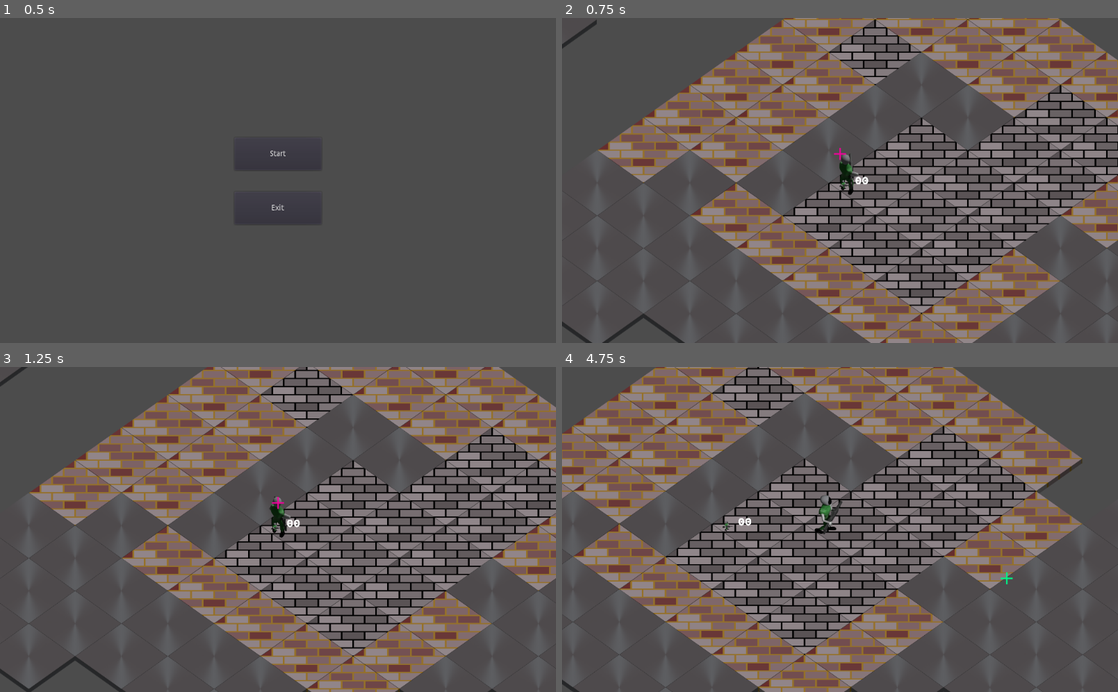
Above: before the commit, frames 1-4 (two rows, left to right).
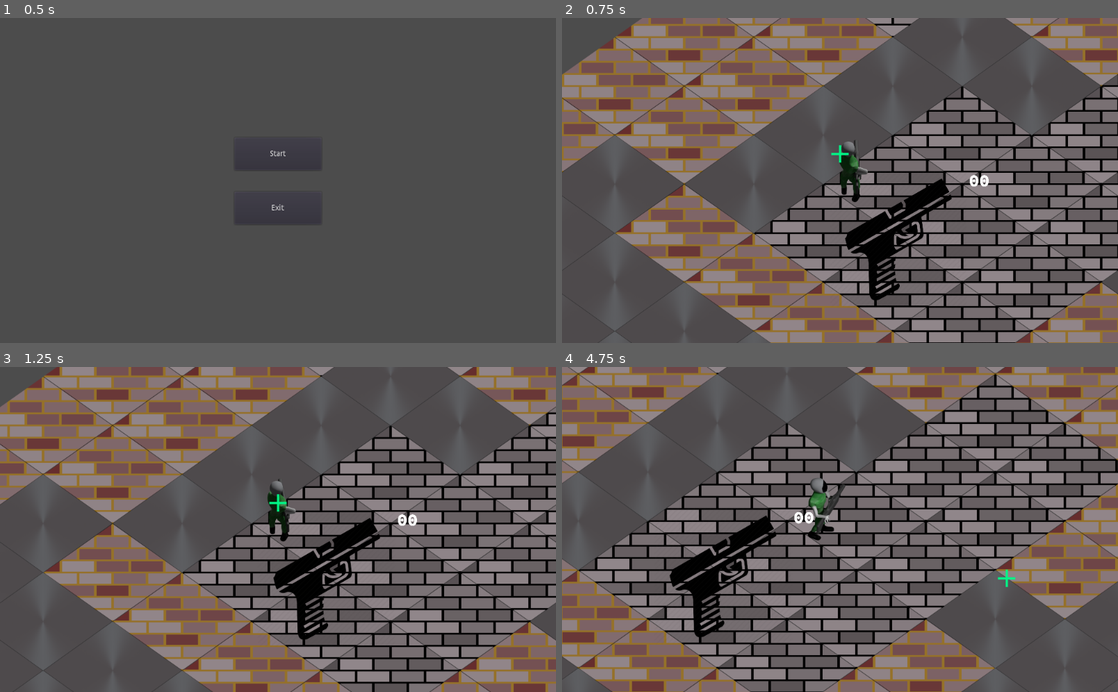
Above: after the commit, the same moments.

Repository: z80/iland
Game: Godot game, scene res://menus/2d_menu.tscn
Same seed, same stepped clock (60 frames per second), same inputs: the game is played once before the commit and once after it.
Inputs (mouse positions are in pixels of both pictures, inside the frame that each line leads up to):
- Up to frame 1 (0.5 s): no input
- Up to frame 2 (0.75 s): click "Start" at 0.5 s
- Up to frame 3 (1.25 s): no input
- Up to frame 4 (4.75 s): move the mouse to (962, 513) at 1.27 s; hold Right (ui_right) 1.28-2.03 s; tap Space (ui_fire, bound only after the commit) every 0.75 s from 1.35 to 4.35 s; move the mouse to (728, 545) at 2.02 s; hold Down (ui_down) 2.03-2.78 s; move the mouse to (895, 458) at 2.77 s; hold Right (ui_right) 2.78-3.53 s; move the mouse to (812, 594) at 3.52 s; hold Up (ui_up) 3.53-4.28 s; move the mouse to (1006, 578) at 4.27 s; hold Left (ui_left) from 4.28 s (still down)

Frame 1 is identical in both runs. In frame 2, 65% of the frame differs, in the area x 0-100%, y 0-100%; in frame 3, 67%; in frame 4, 69%.
Error before the commit: Invalid call. Nonexistent function 'instance' in base 'GDScript'. (res://player/Player.gd:126)

Commit message:
a

Diff:
--- a/project/gun/Gun.gd
+++ b/project/gun/Gun.gd
@@ -3,15 +3,22 @@
 
 extends Node
 
-signal gub_animation_start( speed_scale )
+signal gun_animation_start( speed_scale )
 
-# Category in which it resides.
-enum Category {CAT_1=0, CAT_2=1, CAT_3=2};
 
+# Reference to the player
 var player
+var hud
+
+# When cycling through inventory to know whichone to activate.
+var category: int = 0
+var index: int = 0
+
 var available: bool  = false setget set_available, get_available
 var active: bool = false setget set_active, get_active
+
 var icon: Texture  = null
+var sound: Resource = null
 var shoot_interval = 0.3
 var shoot_elapsed  = 0.3
 #var shoot_sound: Sound = null
@@ -20,17 +27,27 @@
 
 func _init():
 	player = null
-	connect( "gun_shoot_start", self, self._on_gun_shoot_start )
-	connect( "gun_shoot_end",   self, self._on_gun_shoot_end )
-	pass
+	hud = null
+	print( "End of Gun.gd::_init()" )
 
 
 func _physics_process( delta ):
 	if ( shoot_elapsed < shoot_interval ):
+		shoot_elapsed += delta
+	if not shooting:
+		return
+	if ( shoot_elapsed >= shoot_interval ):
 		# Create bullet here. And send command to play shoot animation.
 		var speed_scale = 1.0 / shoot_interval
-		emit_signal( "gun_animation_start", speed_scale )
-		pass
+		player.gun_animation_start( speed_scale )
+		shoot_elapsed -= shoot_interval
+
+		# Stop shooting if it is not a machine gun.
+		if not automatic:
+			shooting = false
+
+		# Create bullet
+		# ...
 
 func set_available( en: bool ):
 	available = en
@@ -41,6 +58,9 @@
 
 func set_active( en: bool ):
 	active = en
+	if en and player:
+		hud.set_gun_icon( icon )
+		player.set_gun_sound( sound )
 
 func get_active() -> bool:
 	var en = active
@@ -50,12 +70,13 @@
 #func _on_gun_activate():
 #	pass
 
-func _on_gun_shoot_start():
-	if ( active ):
-		shooting = true
+func gun_shoot_start():
+	shooting = true
 
-func _on_gun_shoot_end():
+func gun_shoot_stop():
+	# Stops shooting in the case of automatic machine gun fire.
 	shooting = false
+	player.gun_animation_stop()
 
 #func _on_gun_switch():
 #	pass
--- a/project/gun/Pistol.gd
+++ b/project/gun/Pistol.gd
@@ -0,0 +1,19 @@
+
+extends Gun
+
+class_name Pistol
+
+#var Gun = load("res://Gun/Gun.gd")
+
+
+
+func _init():
+	# It calls this _init() automatically.
+	#._init()
+	icon = load("res://Gun/Pistol.png")
+	shoot_interval = 0.1
+	shoot_elapsed  = 0.1
+	automatic      = true
+	index    = 0
+	category = 0
+	print( "end of Pistol.gd::_init()" )
--- a/project/hud/Hud.gd
+++ b/project/hud/Hud.gd
@@ -18,9 +18,9 @@
 #func _process(delta):
 #	pass
 
-func _on_hud_gun_icon( resource ):
+func set_gun_icon( resource ):
 	$HBoxContainer/GunIcon.texture = resource
 
-func _on_hud_ammo_qty( qty ):
+func set_ammo_qty( qty ):
 	var stri = "{:02d}".format( qty )
 	$HBoxContainer/Ammo.text = stri
--- a/project/player/Player.gd
+++ b/project/player/Player.gd
@@ -9,12 +9,12 @@
 
 export(int)  var anim = ANIM_IDLE
 export(int)  var anim_fire_prev = ANIM_IDLE
-export(bool) var anim_fire_continuous = false
+#export(bool) var anim_fire_continuous = false
 export(int)  var dir  = DIR_000
 
 # Signals player emits.
 # Gun objects receive and process these.
-signal gun_activate
+signal gun_activate( sound )
 signal gun_shoot_start
 signal gun_shoot_end
 signal gun_switch
@@ -31,6 +31,9 @@
 
 # Create all the guns
 var guns = []
+var gun = null
+var gun_category = 0
+var gun_index = 0
 
 # Called when the node enters the scene tree for the first time.
 func _ready():
@@ -52,23 +55,35 @@
 
 	_create_guns()
 
-	connect( "gun_animation_start", self, self._on_gun_animation_start )
 
 # Called every frame. 'delta' is the elapsed time since the previous frame.
 #func _process(delta):
 #	pass
 
 func _physics_process(delta):
+	# Process moving
+	var v: Vector2 = _process_moving()
+	v.y *= 0.707107
+	v *= move_speed
+	var actual_v = move_and_slide( v )
+
+	# Process firing
+	_process_firing()
+
+
+func _process_moving():
 	var v = Vector2()
 	v.x -= 1 if Input.is_action_pressed( "ui_left" ) else 0
 	v.x += 1 if Input.is_action_pressed( "ui_right" ) else 0
 	v.y -= 1 if Input.is_action_pressed( "ui_up" ) else 0
 	v.y += 1 if Input.is_action_pressed( "ui_down" ) else 0
 	var new_anim = null
-	if ( v.x != 0 ) or ( v.y != 0 ):
-		new_anim = ANIM_WALK
-	else:
-		new_anim = ANIM_IDLE
+
+	if ( anim != ANIM_FIRE ):
+		if ( v.x != 0 ) or ( v.y != 0 ):
+			new_anim = ANIM_WALK
+		else:
+			new_anim = ANIM_IDLE
 	var update_animation = false
 	var new_dir = _compute_dir()
 	if ( dir != new_dir ):
@@ -76,38 +91,51 @@
 		dir = new_dir
 	if ( update_animation or (anim != new_anim) ):
 		anim = new_anim
-		var dir_stri = null
-		if ( dir == DIR_000 ):
-			dir_stri = '_000'
-		elif ( dir == DIR_045 ):
-			dir_stri = '_045'
-		elif ( dir == DIR_090 ):
-			dir_stri = '_090'
-		elif ( dir == DIR_135 ):
-			dir_stri = '_135'
-		elif ( dir == DIR_180 ):
-			dir_stri = '_180'
-		elif ( dir == DIR_225 ):
-			dir_stri = '_225'
-		elif ( dir == DIR_270 ):
-			dir_stri = '_270'
-		elif ( dir == DIR_315 ):
-			dir_stri = '_315'
-		else:
-			new_dir = _compute_dir()
-		if ( anim == ANIM_WALK ):
-			$AnimatedSprite.animation = 'Walk' + dir_stri
-		elif ( anim == ANIM_IDLE ):
-			$AnimatedSprite.animation = 'Idle' + dir_stri
-	#$AnimatedSprite.play()
-	v.y *= 0.707107
-	v *= move_speed
-	var actual_v = move_and_slide( v )
-	#for i in get_slide_count():
-	#	var collision = get_slide_collision(i)
-	#	print("Collided with: ", collision.collider.name)
-	#var p = position
-	#print( "v: ", v, ", p: ", p )
+		var stri: String = _animation_name( anim, dir )
+		$AnimatedSprite.animation = stri
+	return v
+
+func _animation_name( animation, dir ):
+	var dir_stri: String
+	if ( dir == DIR_000 ):
+		dir_stri = '_000'
+	elif ( dir == DIR_045 ):
+		dir_stri = '_045'
+	elif ( dir == DIR_090 ):
+		dir_stri = '_090'
+	elif ( dir == DIR_135 ):
+		dir_stri = '_135'
+	elif ( dir == DIR_180 ):
+		dir_stri = '_180'
+	elif ( dir == DIR_225 ):
+		dir_stri = '_225'
+	elif ( dir == DIR_270 ):
+		dir_stri = '_270'
+	elif ( dir == DIR_315 ):
+		dir_stri = '_315'
+	else:
+		dir_stri = '_000'
+
+	var anim_stri: String
+	if ( animation == ANIM_WALK ):
+		anim_stri = 'Walk'
+	elif ( animation == ANIM_FIRE ):
+		anim_stri = 'Fire'
+	else:
+		anim_stri = 'Idle'
+	var stri: String = anim_stri + dir_stri
+	return stri
+
+func _process_firing():
+	var just_pressed = Input.is_action_just_pressed( "ui_fire" )
+	if just_pressed:
+		if gun:
+			gun.gun_shoot_start()
+		print( "Player emit_signal( \'gun_shoot_start\' )" )
+	else:
+		var just_released = Input.is_action_just_released( "ui_fire" )
+		if just_released and gun:
+			gun.gun_shoot_stop()
 
 
 func _compute_dir():
@@ -122,28 +150,37 @@
 	return d
 
 func _create_guns():
-	var Gun = preload( "res://gun/Gun.gd" )
-	var gun = Gun.instance()
-	guns.append( gun )
-	gun.player = self
-	gun.active = true
+	var Pistol = load( "res://gun/Pistol.gd" )
+	var g = Pistol.new()
+	guns.append( [ g ] )
+	g.player = self
+	g.hud    = hud
+	g.active = true
+	self.add_child( g )
+	gun = g
 
 
-func _on_gun_animation_start( speed := 1.0 ):
+func gun_animation_start( speed := 1.0 ):
 	anim_fire_prev = anim
 	anim = ANIM_FIRE
-	anim_fire_continuous = false
+	var stri: String = _animation_name( anim, dir )
+	#anim_fire_continuous = false
 	$AnimatedSprite.speed_scale = speed
+	$AnimatedSprite.animation = stri
+	$AudioStreamPlayer.play()
 
+	print( "gun animation: ", stri )
+
+func set_gun_sound( sound ):
+	$AudioStreamPlayer.stream = sound
 #func _on_gun_animation_stop():
 #	anim = ANIM_FIRE
 #	anim_fire_continuous = false
 #	# Later on it will stop when animation finishes.
 
-func _on_AnimatedSprite_animation_finished():
-	if ( anim != ANIM_FIRE ):
-		return
-	if ( !anim_fire_continuous ):
-		return
+func gun_animation_stop():
 	anim = anim_fire_prev
+	var stri: String = _animation_name( anim, dir )
 	$AnimatedSprite.speed_scale = 1.0
+	$AnimatedSprite.animation = stri
+	print( "restored scale" )
--- a/project/player/Player.tscn
+++ b/project/player/Player.tscn
@@ -172,14 +172,84 @@
 
 [sub_resource type="SpriteFrames" id=1]
 animations = [ {
+"frames": [ ExtResource( 86 ), ExtResource( 88 ), ExtResource( 78 ), ExtResource( 85 ), ExtResource( 90 ) ],
+"loop": true,
+"name": "Walk_270",
+"speed": 5.0
+}, {
+"frames": [ ExtResource( 31 ), ExtResource( 33 ), ExtResource( 36 ), ExtResource( 34 ), ExtResource( 37 ) ],
+"loop": true,
+"name": "Idle_045",
+"speed": 5.0
+}, {
+"frames": [ ExtResource( 10 ), ExtResource( 10 ), ExtResource( 14 ) ],
+"loop": true,
+"name": "Fire_000",
+"speed": 10.0
+}, {
+"frames": [ ExtResource( 27 ), ExtResource( 22 ) ],
+"loop": true,
+"name": "Fire_135",
+"speed": 5.0
+}, {
+"frames": [ ExtResource( 119 ), ExtResource( 139 ), ExtResource( 121 ), ExtResource( 115 ), ExtResource( 129 ), ExtResource( 138 ), ExtResource( 128 ), ExtResource( 130 ), ExtResource( 111 ) ],
+"loop": true,
+"name": "Death_090",
+"speed": 5.0
+}, {
+"frames": [ ExtResource( 165 ), ExtResource( 156 ), ExtResource( 166 ), ExtResource( 161 ), ExtResource( 157 ), ExtResource( 164 ), ExtResource( 159 ), ExtResource( 167 ), ExtResource( 168 ) ],
+"loop": true,
+"name": "Death_315",
+"speed": 5.0
+}, {
+"frames": [ ExtResource( 8 ), ExtResource( 97 ), ExtResource( 59 ), ExtResource( 50 ), ExtResource( 64 ) ],
+"loop": true,
+"name": "Idle_180",
+"speed": 5.0
+}, {
 "frames": [ ExtResource( 2 ), ExtResource( 3 ), ExtResource( 4 ), ExtResource( 5 ), ExtResource( 13 ) ],
 "loop": true,
 "name": "Walk_000",
 "speed": 7.0
 }, {
-"frames": [ ExtResource( 27 ), ExtResource( 22 ) ],
-"loop": true,
-"name": "Fire_135",
+"frames": [ ExtResource( 65 ), ExtResource( 54 ), ExtResource( 58 ), ExtResource( 42 ), ExtResource( 43 ) ],
+"loop": true,
+"name": "Walk_090",
+"speed": 5.0
+}, {
+"frames": [ ExtResource( 74 ), ExtResource( 81 ), ExtResource( 84 ), ExtResource( 70 ), ExtResource( 82 ) ],
+"loop": true,
+"name": "Walk_180",
+"speed": 5.0
+}, {
+"frames": [ ExtResource( 19 ), ExtResource( 30 ) ],
+"loop": true,
+"name": "Fire_180",
+"speed": 5.0
+}, {
+"frames": [ ExtResource( 23 ), ExtResource( 24 ) ],
+"loop": true,
+"name": "Fire_225",
+"speed": 5.0
+}, {
+"frames": [ ExtResource( 49 ), ExtResource( 57 ), ExtResource( 60 ), ExtResource( 63 ), ExtResource( 69 ) ],
+"loop": true,
+"name": "Walk_045",
+"speed": 5.0
+}, {
+"frames": [ ExtResource( 153 ), ExtResource( 148 ), ExtResource( 149 ), ExtResource( 145 ), ExtResource( 151 ), ExtResource( 143 ), ExtResource( 150 ), ExtResource( 146 ), ExtResource( 144 ) ],
+"loop": true,
+"name": "Death_225",
+"speed": 5.0
+}, {
+"frames": [ ExtResource( 147 ), ExtResource( 152 ), ExtResource( 154 ), ExtResource( 155 ), ExtResource( 162 ), ExtResource( 169 ), ExtResource( 158 ), ExtResource( 163 ), ExtResource( 160 ) ],
+"loop": true,
+"name": "Death_270",
+"speed": 5.0
+}, {
+"frames": [ ExtResource( 142 ), ExtResource( 127 ), ExtResource( 118 ), ExtResource( 132 ), ExtResource( 135 ), ExtResource( 133 ), ExtResource( 136 ), ExtResource( 113 ), ExtResource( 114 ) ],
+"loop": true,
+"name": "Death_180",
 "speed": 5.0
 }, {
 "frames": [ ExtResource( 25 ), ExtResource( 26 ) ],
@@ -187,155 +257,85 @@
 "name": "Fire_315",
 "speed": 5.0
 }, {
-"frames": [ ExtResource( 147 ), ExtResource( 152 ), ExtResource( 154 ), ExtResource( 155 ), ExtResource( 162 ), ExtResource( 169 ), ExtResource( 158 ), ExtResource( 163 ), ExtResource( 160 ) ],
-"loop": true,
-"name": "Death_270",
-"speed": 5.0
-}, {
-"frames": [ ExtResource( 19 ), ExtResource( 30 ) ],
-"loop": true,
-"name": "Fire_180",
-"speed": 5.0
-}, {
 "frames": [ ExtResource( 83 ), ExtResource( 89 ), ExtResource( 79 ), ExtResource( 87 ), ExtResource( 73 ) ],
 "loop": true,
 "name": "Walk_225",
 "speed": 5.0
 }, {
+"frames": [ ExtResource( 47 ), ExtResource( 66 ), ExtResource( 68 ), ExtResource( 62 ), ExtResource( 41 ) ],
+"loop": true,
+"name": "Idle_315",
+"speed": 5.0
+}, {
+"frames": [ ExtResource( 6 ), ExtResource( 9 ), ExtResource( 11 ), ExtResource( 7 ), ExtResource( 12 ) ],
+"loop": true,
+"name": "Idle_000",
+"speed": 5.0
+}, {
+"frames": [ ExtResource( 102 ), ExtResource( 103 ), ExtResource( 104 ), ExtResource( 100 ), ExtResource( 98 ), ExtResource( 105 ), ExtResource( 109 ), ExtResource( 106 ), ExtResource( 99 ) ],
+"loop": true,
+"name": "Death_000",
+"speed": 5.0
+}, {
+"frames": [ ExtResource( 51 ), ExtResource( 38 ), ExtResource( 52 ), ExtResource( 56 ), ExtResource( 67 ) ],
+"loop": true,
+"name": "Idle_225",
+"speed": 5.0
+}, {
+"frames": [ ExtResource( 18 ), ExtResource( 28 ) ],
+"loop": true,
+"name": "Fire_090",
+"speed": 5.0
+}, {
+"frames": [ ExtResource( 44 ), ExtResource( 45 ), ExtResource( 46 ), ExtResource( 61 ), ExtResource( 80 ) ],
+"loop": true,
+"name": "Walk_135",
+"speed": 5.0
+}, {
+"frames": [ ExtResource( 75 ), ExtResource( 76 ), ExtResource( 72 ), ExtResource( 71 ), ExtResource( 77 ) ],
+"loop": true,
+"name": "Walk_315",
+"speed": 5.0
+}, {
+"frames": [ ExtResource( 55 ), ExtResource( 53 ), ExtResource( 39 ), ExtResource( 40 ), ExtResource( 48 ) ],
+"loop": true,
+"name": "Idle_270",
+"speed": 5.0
+}, {
+"frames": [ ExtResource( 20 ), ExtResource( 29 ) ],
+"loop": true,
+"name": "Fire_270",
+"speed": 5.0
+}, {
+"frames": [ ExtResource( 94 ), ExtResource( 92 ), ExtResource( 91 ), ExtResource( 93 ), ExtResource( 15 ) ],
+"loop": true,
+"name": "Idle_135",
+"speed": 5.0
+}, {
+"frames": [ ExtResource( 35 ), ExtResource( 32 ), ExtResource( 16 ), ExtResource( 95 ), ExtResource( 96 ) ],
+"loop": true,
+"name": "Idle_090",
+"speed": 5.0
+}, {
+"frames": [ ExtResource( 107 ), ExtResource( 101 ), ExtResource( 108 ), ExtResource( 110 ), ExtResource( 124 ), ExtResource( 125 ), ExtResource( 117 ), ExtResource( 120 ), ExtResource( 140 ) ],
+"loop": true,
+"name": "Death_045",
+"speed": 5.0
+}, {
+"frames": [ ExtResource( 17 ), ExtResource( 21 ) ],
+"loop": true,
+"name": "Fire_045",
+"speed": 5.0
+}, {
 "frames": [ ExtResource( 134 ), ExtResource( 112 ), ExtResource( 131 ), ExtResource( 116 ), ExtResource( 141 ), ExtResource( 126 ), ExtResource( 122 ), ExtResource( 123 ), ExtResource( 137 ) ],
 "loop": true,
 "name": "Death_135",
 "speed": 5.0
-}, {
-"frames": [ ExtResource( 10 ), ExtResource( 14 ) ],
-"loop": true,
-"name": "Fire_000",
-"speed": 10.0
-}, {
-"frames": [ ExtResource( 8 ), ExtResource( 97 ), ExtResource( 59 ), ExtResource( 50 ), ExtResource( 64 ) ],
-"loop": true,
-"name": "Idle_180",
-"speed": 5.0
-}, {
-"frames": [ ExtResource( 94 ), ExtResource( 92 ), ExtResource( 91 ), ExtResource( 93 ), ExtResource( 15 ) ],
-"loop": true,
-"name": "Idle_135",
-"speed": 5.0
-}, {
-"frames": [ ExtResource( 17 ), ExtResource( 21 ) ],
-"loop": true,
-"name": "Fire_045",
-"speed": 5.0
-}, {
-"frames": [ ExtResource( 47 ), ExtResource( 66 ), ExtResource( 68 ), ExtResource( 62 ), ExtResource( 41 ) ],
-"loop": true,
-"name": "Idle_315",
-"speed": 5.0
-}, {
-"frames": [ ExtResource( 35 ), ExtResource( 32 ), ExtResource( 16 ), ExtResource( 95 ), ExtResource( 96 ) ],
-"loop": true,
-"name": "Idle_090",
-"speed": 5.0
-}, {
-"frames": [ ExtResource( 165 ), ExtResource( 156 ), ExtResource( 166 ), ExtResource( 161 ), ExtResource( 157 ), ExtResource( 164 ), ExtResource( 159 ), ExtResource( 167 ), ExtResource( 168 ) ],
-"loop": true,
-"name": "Death_315",
-"speed": 5.0
-}, {
-"frames": [ ExtResource( 18 ), ExtResource( 28 ) ],
-"loop": true,
-"name": "Fire_090",
-"speed": 5.0
-}, {
-"frames": [ ExtResource( 107 ), ExtResource( 101 ), ExtResource( 108 ), ExtResource( 110 ), ExtResource( 124 ), ExtResource( 125 ), ExtResource( 117 ), ExtResource( 120 ), ExtResource( 140 ) ],
-"loop": true,
-"name": "Death_045",
-"speed": 5.0
-}, {
-"frames": [ ExtResource( 20 ), ExtResource( 29 ) ],
-"loop": true,
-"name": "Fire_270",
-"speed": 5.0
-}, {
-"frames": [ ExtResource( 65 ), ExtResource( 54 ), ExtResource( 58 ), ExtResource( 42 ), ExtResource( 43 ) ],
-"loop": true,
-"name": "Walk_090",
-"speed": 5.0
-}, {
-"frames": [ ExtResource( 55 ), ExtResource( 53 ), ExtResource( 39 ), ExtResource( 40 ), ExtResource( 48 ) ],
-"loop": true,
-"name": "Idle_270",
-"speed": 5.0
-}, {
-"frames": [ ExtResource( 153 ), ExtResource( 148 ), ExtResource( 149 ), ExtResource( 145 ), ExtResource( 151 ), ExtResource( 143 ), ExtResource( 150 ), ExtResource( 146 ), ExtResource( 144 ) ],
-"loop": true,
-"name": "Death_225",
-"speed": 5.0
-}, {
-"frames": [ ExtResource( 119 ), ExtResource( 139 ), ExtResource( 121 ), ExtResource( 115 ), ExtResource( 129 ), ExtResource( 138 ), ExtResource( 128 ), ExtResource( 130 ), ExtResource( 111 ) ],
-"loop": true,
-"name": "Death_090",
-"speed": 5.0
-}, {
-"frames": [ ExtResource( 44 ), ExtResource( 45 ), ExtResource( 46 ), ExtResource( 61 ), ExtResource( 80 ) ],
-"loop": true,
-"name": "Walk_135",
-"speed": 5.0
-}, {
-"frames": [ ExtResource( 6 ), ExtResource( 9 ), ExtResource( 11 ), ExtResource( 7 ), ExtResource( 12 ) ],
-"loop": true,
-"name": "Idle_000",
-"speed": 5.0
-}, {
-"frames": [ ExtResource( 31 ), ExtResource( 33 ), ExtResource( 36 ), ExtResource( 34 ), ExtResource( 37 ) ],
-"loop": true,
-"name": "Idle_045",
-"speed": 5.0
-}, {
-"frames": [ ExtResource( 75 ), ExtResource( 76 ), ExtResource( 72 ), ExtResource( 71 ), ExtResource( 77 ) ],
-"loop": true,
-"name": "Walk_315",
-"speed": 5.0
-}, {
-"frames": [ ExtResource( 23 ), ExtResource( 24 ) ],
-"loop": true,
-"name": "Fire_225",
-"speed": 5.0
-}, {
-"frames": [ ExtResource( 102 ), ExtResource( 103 ), ExtResource( 104 ), ExtResource( 100 ), ExtResource( 98 ), ExtResource( 105 ), ExtResource( 109 ), ExtResource( 106 ), ExtResource( 99 ) ],
-"loop": true,
-"name": "Death_000",
-"speed": 5.0
-}, {
-"frames": [ ExtResource( 74 ), ExtResource( 81 ), ExtResource( 84 ), ExtResource( 70 ), ExtResource( 82 ) ],
-"loop": true,
-"name": "Walk_180",
-"speed": 5.0
-}, {
-"frames": [ ExtResource( 51 ), ExtResource( 38 ), ExtResource( 52 ), ExtResource( 56 ), ExtResource( 67 ) ],
-"loop": true,
-"name": "Idle_225",
-"speed": 5.0
-}, {
-"frames": [ ExtResource( 86 ), ExtResource( 88 ), ExtResource( 78 ), ExtResource( 85 ), ExtResource( 90 ) ],
-"loop": true,
-"name": "Walk_270",
-"speed": 5.0
-}, {
-"frames": [ ExtResource( 142 ), ExtResource( 127 ), ExtResource( 118 ), ExtResource( 132 ), ExtResource( 135 ), ExtResource( 133 ), ExtResource( 136 ), ExtResource( 113 ), ExtResource( 114 ) ],
-"loop": true,
-"name": "Death_180",
-"speed": 5.0
-}, {
-"frames": [ ExtResource( 49 ), ExtResource( 57 ), ExtResource( 60 ), ExtResource( 63 ), ExtResource( 69 ) ],
-"loop": true,
-"name": "Walk_045",
-"speed": 5.0
 } ]
 
 [sub_resource type="CapsuleShape2D" id=2]
-radius = 37.3436
-height = 109.797
+radius = 56.8383
+height = 0.503685
 
 [sub_resource type="CircleShape2D" id=3]
 radius = 58.8822
@@ -346,7 +346,7 @@
 [node name="Sprite" type="Sprite" parent="."]
 
 [node name="Camera2D" type="Camera2D" parent="."]
-zoom = Vector2( 3, 3 )
+zoom = Vector2( 2, 2 )
 smoothing_enabled = true
 
 [node name="AnimatedSprite" type="AnimatedSprite" parent="."]
@@ -358,11 +358,10 @@
 [node name="Area2D" type="Area2D" parent="."]
 
 [node name="CollisionShape2D" type="CollisionShape2D" parent="Area2D"]
-position = Vector2( 5.83179, -93.3081 )
+position = Vector2( 1.07172, 3.47889 )
 shape = SubResource( 2 )
 
 [node name="CollisionShape2D" type="CollisionShape2D" parent="."]
 shape = SubResource( 3 )
 
 [node name="AudioStreamPlayer" type="AudioStreamPlayer" parent="."]
-[connection signal="animation_finished" from="AnimatedSprite" to="." method="_on_AnimatedSprite_animation_finished"]
--- a/project/project.godot
+++ b/project/project.godot
@@ -13,9 +13,15 @@
 "class": "Gun",
 "language": "GDScript",
 "path": "res://gun/Gun.gd"
+}, {
+"base": "Gun",
+"class": "Pistol",
+"language": "GDScript",
+"path": "res://gun/Pistol.gd"
 } ]
 _global_script_class_icons={
-"Gun": ""
+"Gun": "",
+"Pistol": ""
 }
 
 [application]
@@ -24,6 +30,43 @@
 run/main_scene="res://menus/2d_menu.tscn"
 config/icon="res://icon.png"
 
+[input]
+
+ui_left={
+"deadzone": 0.5,
+"events": [ Object(InputEventKey,"resource_local_to_scene":false,"resource_name":"","device":0,"alt":false,"shift":false,"control":false,"meta":false,"command":false,"pressed":false,"scancode":16777231,"unicode":0,"echo":false,"script":null)
+, Object(InputEventJoypadButton,"resource_local_to_scene":false,"resource_name":"","device":0,"button_index":14,"pressure":0.0,"pressed":false,"script":null)
+, Object(InputEventKey,"resource_local_to_scene":false,"resource_name":"","device":0,"alt":false,"shift":false,"control":false,"meta":false,"command":false,"pressed":false,"scancode":65,"unicode":0,"echo":false,"script":null)
+ ]
+}
+ui_right={
+"deadzone": 0.5,
+"events": [ Object(InputEventKey,"resource_local_to_scene":false,"resource_name":"","device":0,"alt":false,"shift":false,"control":false,"meta":false,"command":false,"pressed":false,"scancode":16777233,"unicode":0,"echo":false,"script":null)
+, Object(InputEventJoypadButton,"resource_local_to_scene":false,"resource_name":"","device":0,"button_index":15,"pressure":0.0,"pressed":false,"script":null)
+, Object(InputEventKey,"resource_local_to_scene":false,"resource_name":"","device":0,"alt":false,"shift":false,"control":false,"meta":false,"command":false,"pressed":false,"scancode":68,"unicode":0,"echo":false,"script":null)
+ ]
+}
+ui_up={
+"deadzone": 0.5,
+"events": [ Object(InputEventKey,"resource_local_to_scene":false,"resource_name":"","device":0,"alt":false,"shift":false,"control":false,"meta":false,"command":false,"pressed":false,"scancode":16777232,"unicode":0,"echo":false,"script":null)
+, Object(InputEventJoypadButton,"resource_local_to_scene":false,"resource_name":"","device":0,"button_index":12,"pressure":0.0,"pressed":false,"script":null)
+, Object(InputEventKey,"resource_local_to_scene":false,"resource_name":"","device":0,"alt":false,"shift":false,"control":false,"meta":false,"command":false,"pressed":false,"scancode":87,"unicode":0,"echo":false,"script":null)
+ ]
+}
+ui_down={
+"deadzone": 0.5,
+"events": [ Object(InputEventKey,"resource_local_to_scene":false,"resource_name":"","device":0,"alt":false,"shift":false,"control":false,"meta":false,"command":false,"pressed":false,"scancode":16777234,"unicode":0,"echo":false,"script":null)
+, Object(InputEventJoypadButton,"resource_local_to_scene":false,"resource_name":"","device":0,"button_index":13,"pressure":0.0,"pressed":false,"script":null)
+, Object(InputEventKey,"resource_local_to_scene":false,"resource_name":"","device":0,"alt":false,"shift":false,"control":false,"meta":false,"command":false,"pressed":false,"scancode":83,"unicode":0,"echo":false,"script":null)
+ ]
+}
+ui_fire={
+"deadzone": 0.5,
+"events": [ Object(InputEventKey,"resource_local_to_scene":false,"resource_name":"","device":0,"alt":false,"shift":false,"control":false,"meta":false,"command":false,"pressed":false,"scancode":32,"unicode":0,"echo":false,"script":null)
+, Object(InputEventMouseButton,"resource_local_to_scene":false,"resource_name":"","device":-1,"alt":false,"shift":false,"control":false,"meta":false,"command":false,"button_mask":0,"position":Vector2( 0, 0 ),"global_position":Vector2( 0, 0 ),"factor":1.0,"button_index":1,"pressed":false,"doubleclick":false,"script":null)
+ ]
+}
+
 [rendering]
 
 quality/driver/driver_name="GLES2"
Binary file added: project/gun/Pistol.png
Not shown, added: project/gun/Pistol.png.import
Not shown, added: _temp/Pistol.png
